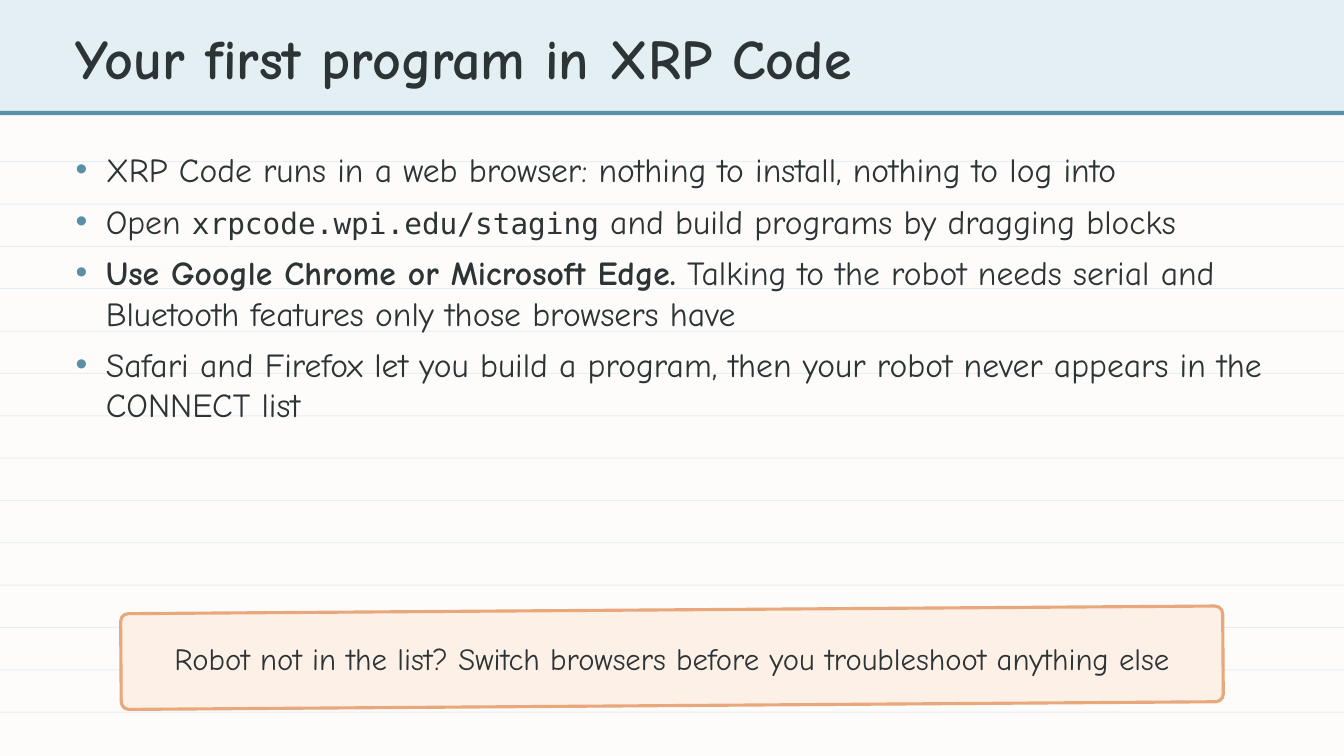
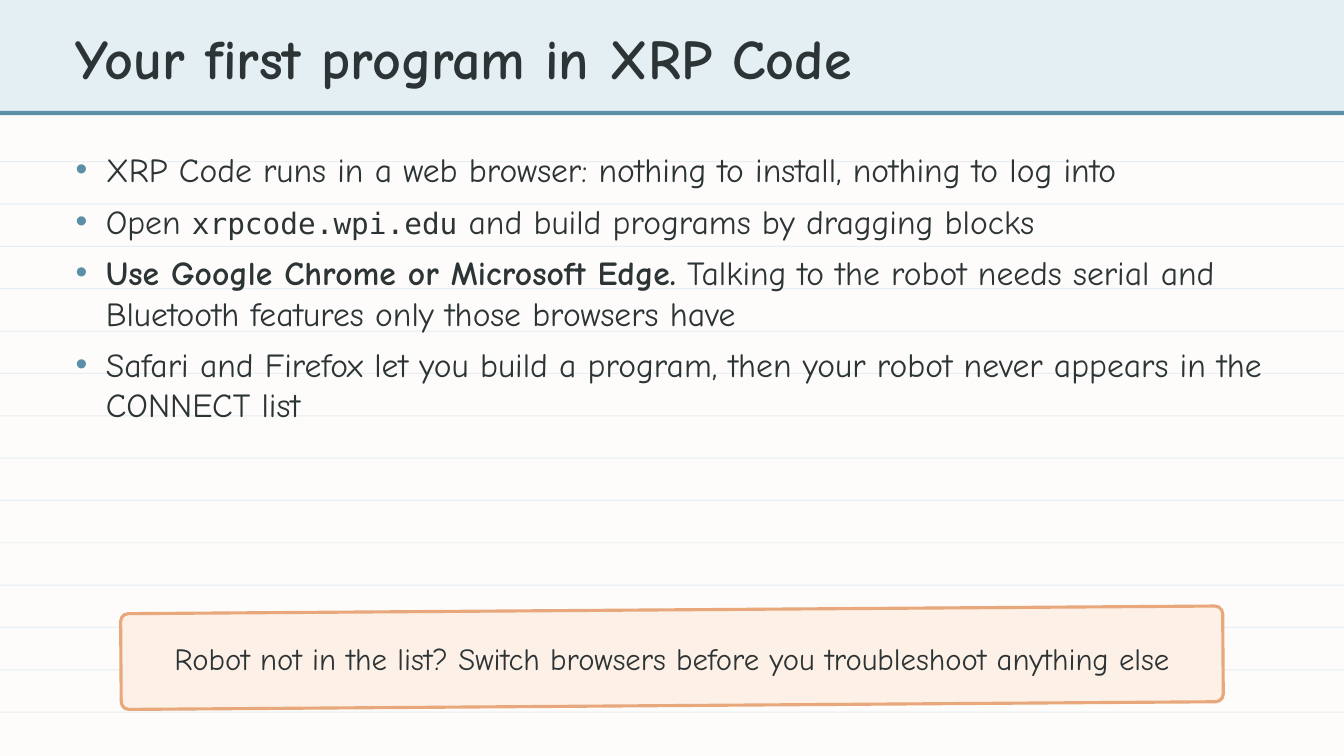
Before and after one commit to bradamiller/LearningPython, a slide deck: slide 13 of static/slides/module-01-driving/lesson-01-meet-the-xrp.pptx. Drawn at 1344x756 pixels with LibreOffice and Linux fonts; fonts in the diff are those of the drawing. Boxes give left, top, right and bottom in pixels: in the first picture for what was removed or moved away, otherwise in the second. Text is boxed around its words. In the diff, an @@ line names an element or a change of style, - is before the commit and + after.

```diff
--- a/static/slides/module-01-driving/lesson-01-meet-the-xrp.pptx
+++ b/static/slides/module-01-driving/lesson-01-meet-the-xrp.pptx
@@ text at [106, 211, 1035, 241]: text changed @@
-• Open xrpcode.wpi.edu/staging and build programs by dragging blocks
+• Open xrpcode.wpi.edu and build programs by dragging blocks
```
Also in this commit, not shown: 17 other files.
